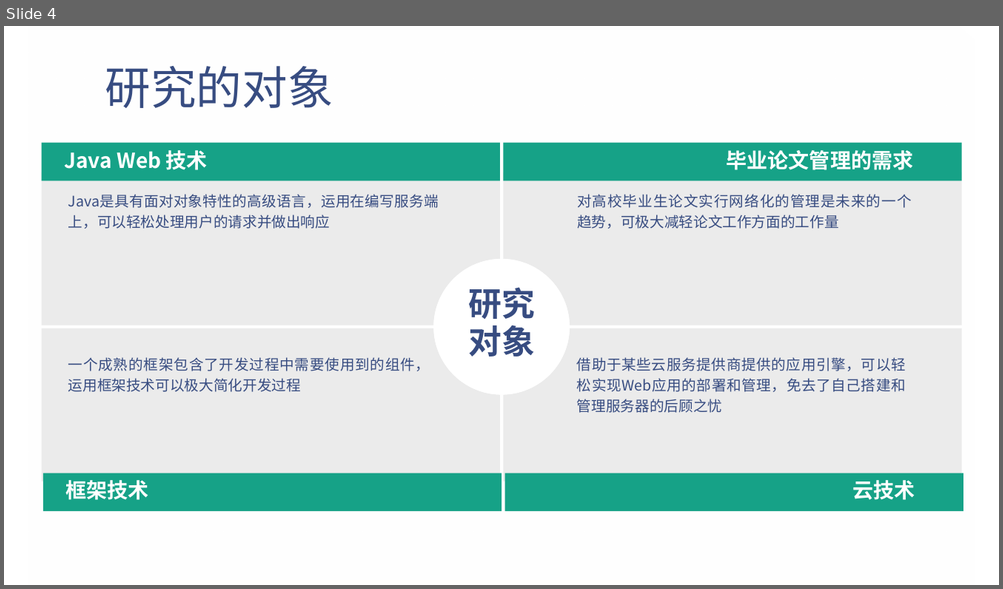
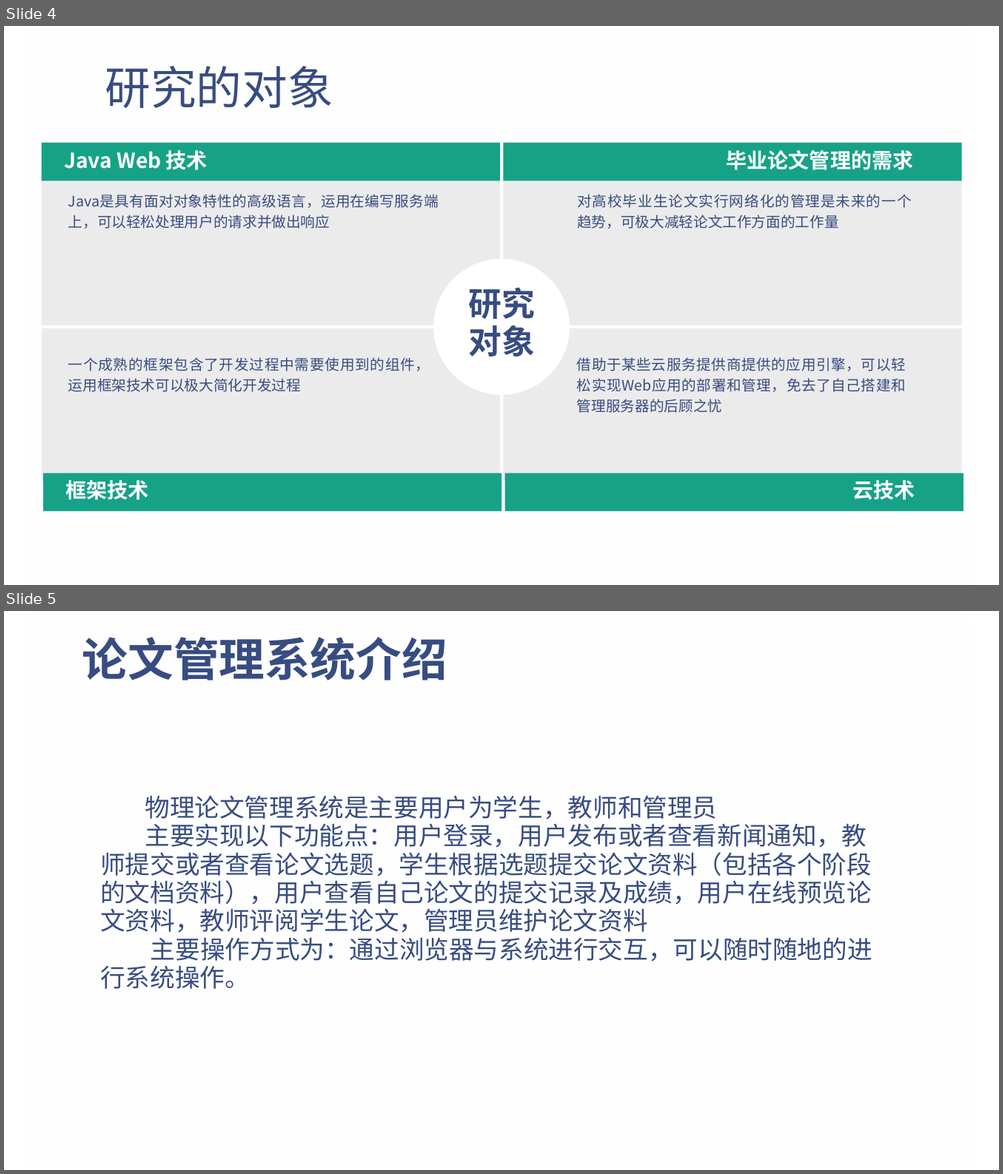
Before and after one commit to smallSand/files, a slide deck: doc/my/物理学论文网站的设计与实现.pptx. Shown one above the other, each under a label of ours: slide 4 before the commit, slides 4 and 5 after it. The pictures are 1003x589 and 1003x1174 pixels, drawn with LibreOffice and Linux fonts; fonts in the diff are those of the drawing; background and template pictures are left out. Boxes give left, top, right and bottom in pixels: in the first picture for what was removed or moved away, otherwise in the second. Text is boxed around its words. In the diff, an @@ line names an element or a change of style, - is before the commit and + after.

```diff
--- a/doc/my/物理学论文网站的设计与实现.pptx
+++ b/doc/my/物理学论文网站的设计与实现.pptx
@@ slide 5 added at (4, 611, 999, 1170), background picture (left out); not listed: 1 template element that a slide beside it also shows @@
@@ title added at (82, 637, 447, 681), 44 pt, text #374C81, bold @@
+论文管理系统介绍
@@ text added at (100, 795, 872, 989), 24 pt, text #374C81 @@
+物理论文管理系统是主要用户为学生，教师和管理员
+主要实现以下功能点：用户登录，用户发布或者查看新闻通知，教师提交或者查看论文选题，学生根据选题提交论文资料（包括各个阶段的文档资料），用户查看自己论文的提交记录及成绩，用户在线预览论文资料，教师评阅学生论文，管理员维护论文资料
+主要操作方式为：通过浏览器与系统进行交互，可以随时随地的进行系统操作。
```
Also in this commit, not shown: 7 slides changed, 1 other slide added.
